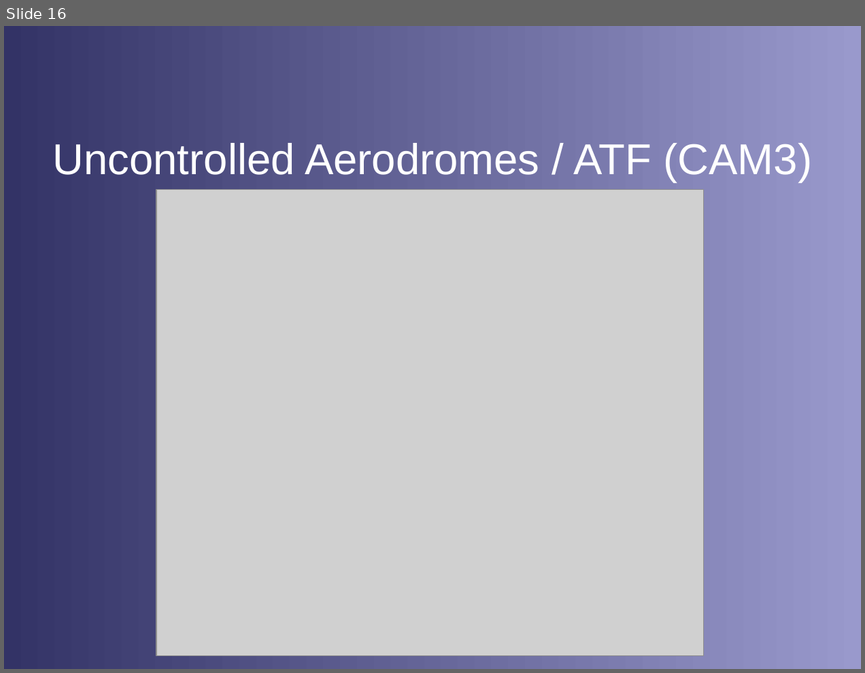
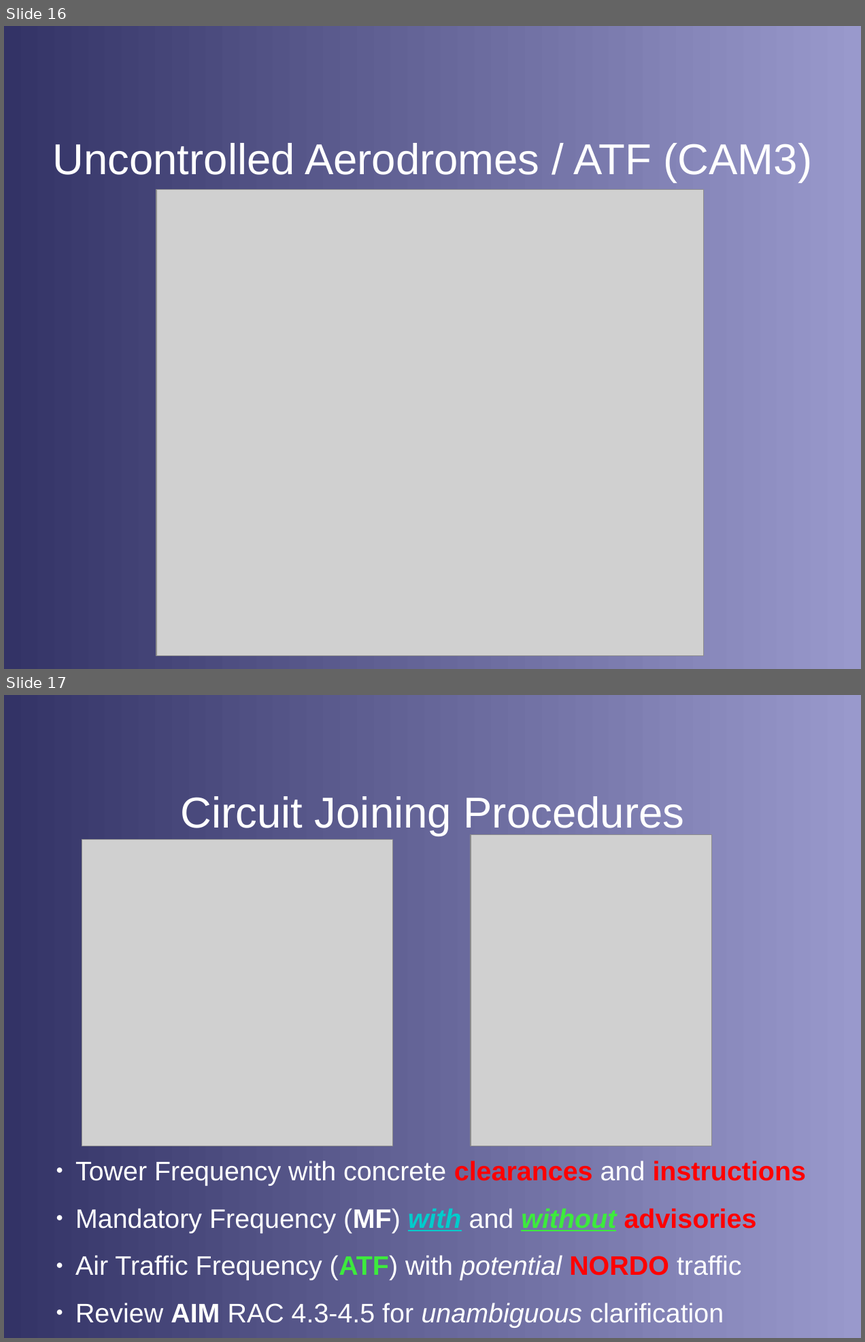
Before and after one commit to stephanheinemann/flight, a slide deck: FI/Circuits/Circuits.odp. Shown one above the other, each under a label of ours: slide 16 before the commit, slides 16 and 17 after it. The pictures are 865x673 and 865x1342 pixels, drawn with LibreOffice and Linux fonts; fonts in the diff are those of the drawing; grey boxes stand for pictures; background and template pictures are left out. Boxes give left, top, right and bottom in pixels: in the first picture for what was removed or moved away, otherwise in the second. Text is boxed around its words. In the diff, an @@ line names an element or a change of style, - is before the commit and + after.

Commit message:
extended circuit presentation

```diff
--- a/FI/Circuits/Circuits.odp
+++ b/FI/Circuits/Circuits.odp
@@ slide 17 added at <box>4,695,861,1338</box>, background gradient #333366 to #9999CC @@
@@ title added at <box>181,796,685,836</box>, 40 pt, text #FFFFFF @@
+Circuit Joining Procedures
@@ picture added at <box>470,835,711,1146</box> @@
@@ picture added at <box>82,840,393,1146</box> @@
@@ text added at <box>75,1161,806,1328</box>, 24.8 pt, text #FFFFFF @@
+● Tower Frequency with concrete clearances and instructions
+● Mandatory Frequency (MF) with and without advisories
+● Air Traffic Frequency (ATF) with potential NORDO traffic
+● Review AIM RAC 4.3-4.5 for unambiguous clarification
```
Also in this commit, not shown: 2 slides changed, 1 other slide added, 6 other files.
